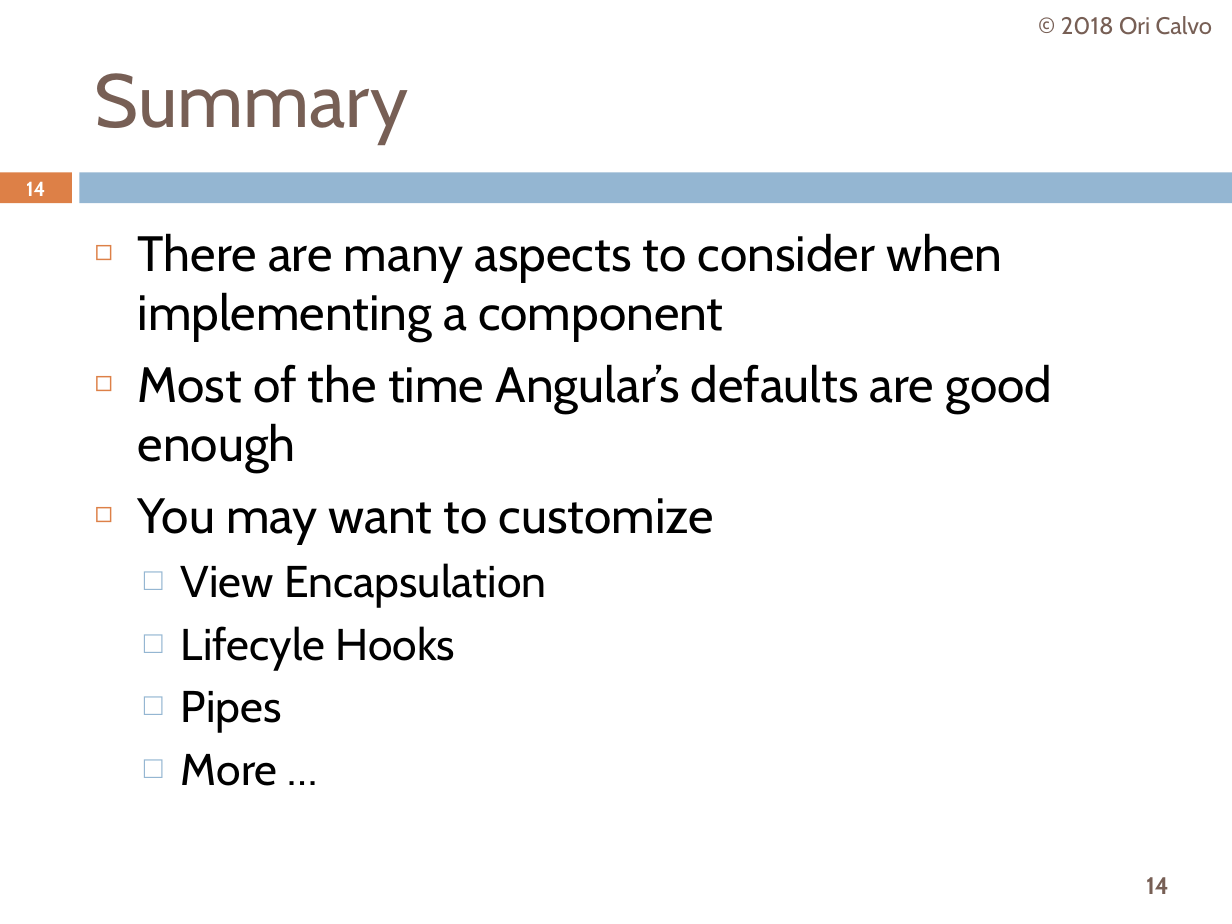
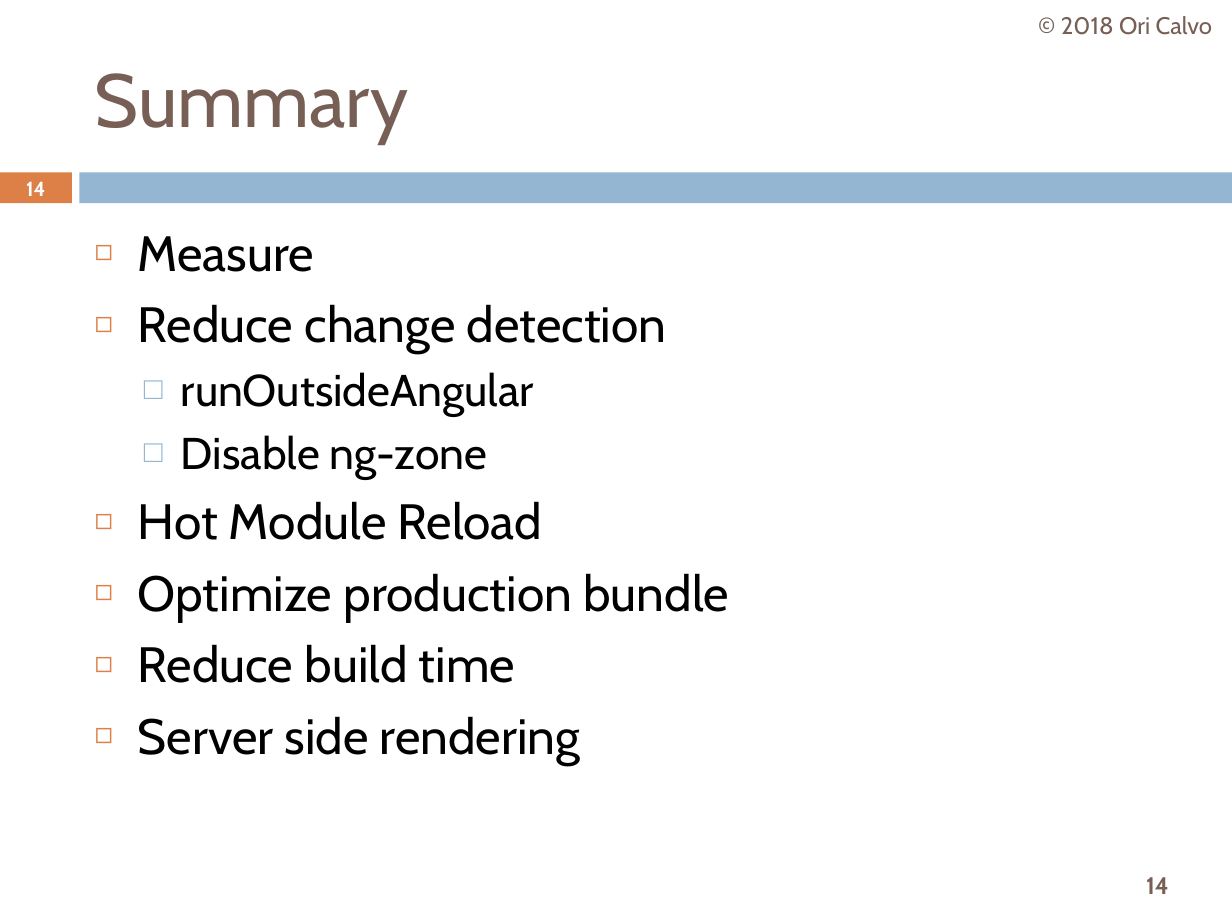
Before and after one commit to oricalvo/meetup-optimizing-angular, a slide deck: slide 14 of Optimizing Angular.pptx. Drawn at 1232x924 pixels with LibreOffice and Linux fonts; fonts in the diff are those of the drawing; background and template pictures are left out. Boxes give left, top, right and bottom in pixels: in the first picture for what was removed or moved away, otherwise in the second. Text is boxed around its words. In the diff, an @@ line names an element or a change of style, - is before the commit and + after.

```diff
--- a/Optimizing Angular.pptx
+++ b/Optimizing Angular.pptx
@@ text at (138, 236, 729, 765): text changed @@
-◻ There are many aspects to consider when implementing a component
-◻ Most of the time Angular’s defaults are good enough
-◻ You may want to customize
-  □ View Encapsulation
-  □ Lifecyle Hooks
-  □ Pipes
-  □ More …
+◻ Measure
+◻ Reduce change detection
+  □ runOutsideAngular
+  □ Disable ng-zone
+◻ Hot Module Reload
+◻ Optimize production bundle
+◻ Reduce build time
+◻ Server side rendering
```
Also in this commit, not shown: 2 other slides changed, 37 other files.
